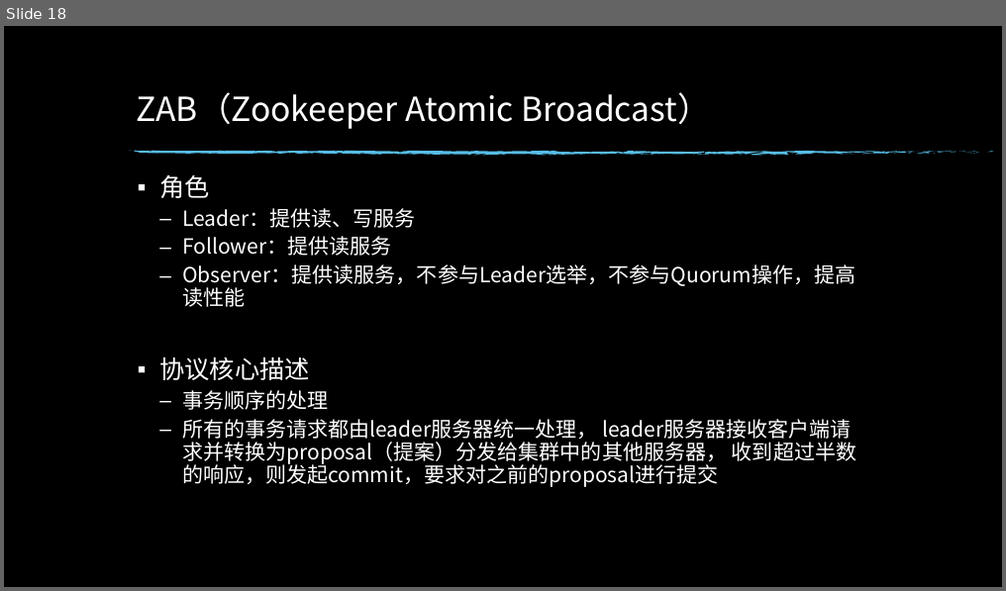
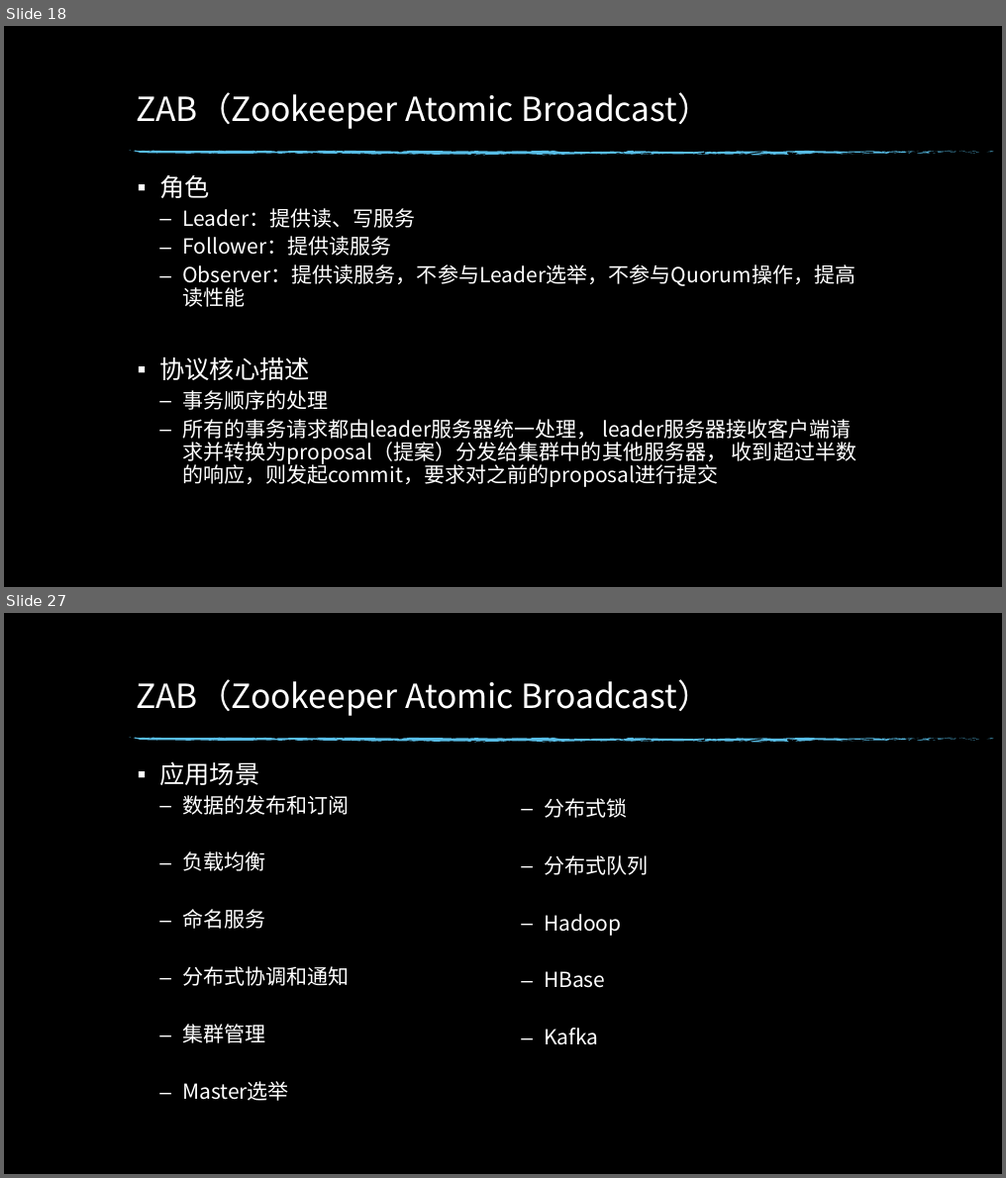
Before and after one commit to edwin1215/edwin, a slide deck: 分布式一致性原理.pptx. Shown one above the other, each under a label of ours: slide 18 before the commit, slides 18 and 27 after it; the slides between them are not shown. The pictures are 1006x591 and 1006x1178 pixels, drawn with LibreOffice and Linux fonts; fonts in the diff are those of the drawing; background and template pictures are left out. Boxes give left, top, right and bottom in pixels: in the first picture for what was removed or moved away, otherwise in the second. Text is boxed around its words. In the diff, an @@ line names an element or a change of style, - is before the commit and + after.

```diff
--- a/分布式一致性原理.pptx
+++ b/分布式一致性原理.pptx
@@ slide 27 added at <box>4,613,1002,1174</box>, background picture (left out); not listed: 74 template elements that a slide beside it also shows @@
@@ title added at <box>136,679,712,716</box>, 32 pt, text #FFFFFF @@
+ZAB（Zookeeper Atomic Broadcast）
@@ text added at <box>159,761,349,1101</box>, 20 pt, text #FFFFFF @@
+▪ 应用场景
+  – 数据的发布和订阅
+  – 负载均衡
+  – 命名服务
+  – 分布式协调和通知
+  – 集群管理
+  – Master选举
@@ text added at <box>544,798,648,1046</box>, 20 pt, text #FFFFFF @@
+  – 分布式锁
+  – 分布式队列
+  – Hadoop
+  – HBase
+  – Kafka
```
Also in this commit, not shown: 5 slides changed, 7 other slides added.
